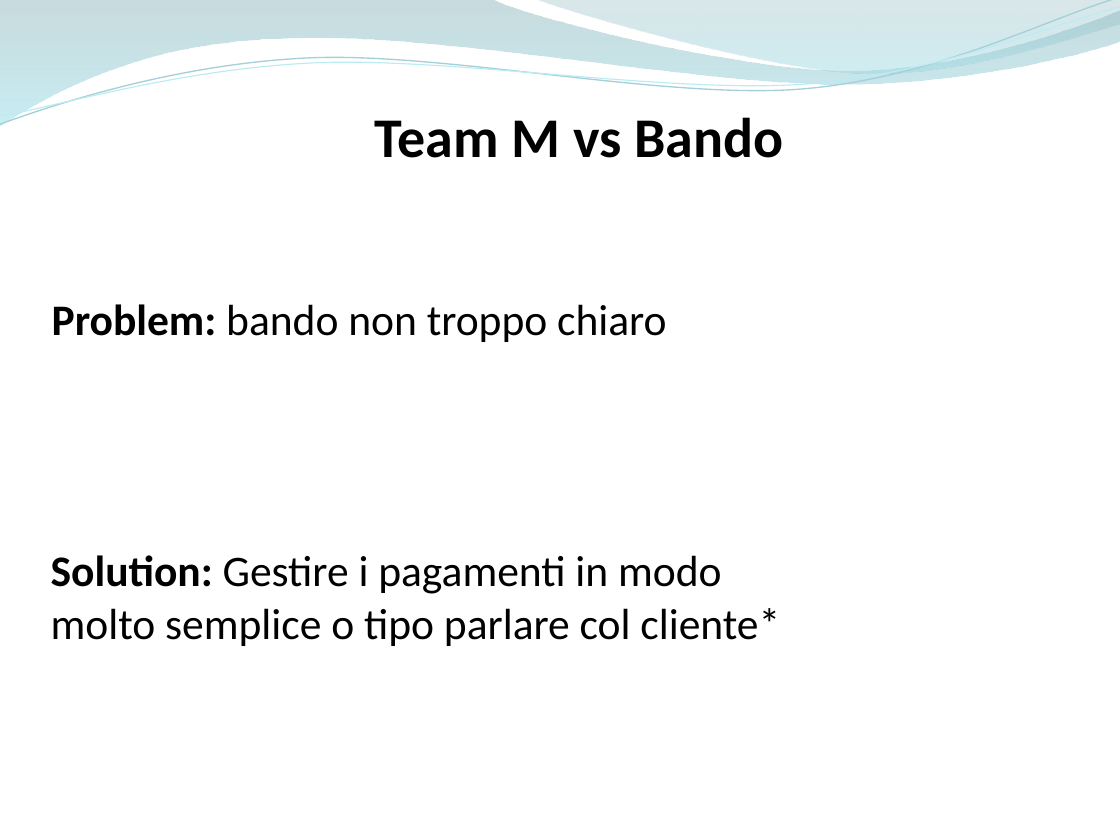
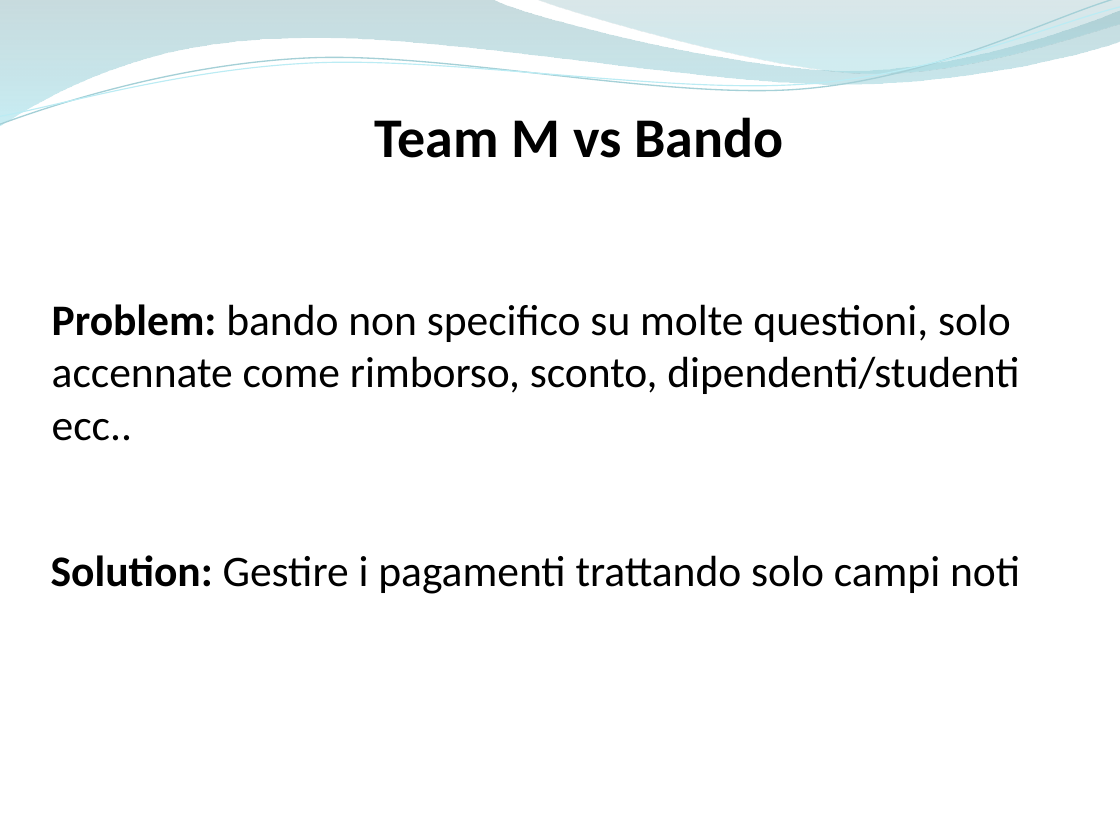
Before and after one commit to ammirate/at-silo, a slide deck: slide 3 of Presentazione/Atsilo2/Parisi/Atsilo_M_Parisi.pptx (slide 4 before the commit). Drawn at 1120x840 pixels with LibreOffice and Linux fonts; fonts in the diff are those of the drawing. Boxes give left, top, right and bottom in pixels: in the first picture for what was removed or moved away, otherwise in the second. Text is boxed around its words. In the diff, an @@ line names an element or a change of style, - is before the commit and + after.

```diff
--- a/Presentazione/Atsilo2/Parisi/Atsilo_M_Parisi.pptx
+++ b/Presentazione/Atsilo2/Parisi/Atsilo_M_Parisi.pptx
@@ text at (52, 304, 1019, 441): text changed @@
-Problem: bando non troppo chiaro
+Problem: bando non specifico su molte questioni, solo accennate come rimborso, sconto, dipendenti/studenti ecc..
@@ text at (51, 555, 1020, 594): text changed @@
-Solution: Gestire i pagamenti in modo molto semplice o tipo parlare col cliente*
+Solution: Gestire i pagamenti trattando solo campi noti
```
Also in this commit, not shown: 5 other slides changed, 2 slides removed.
